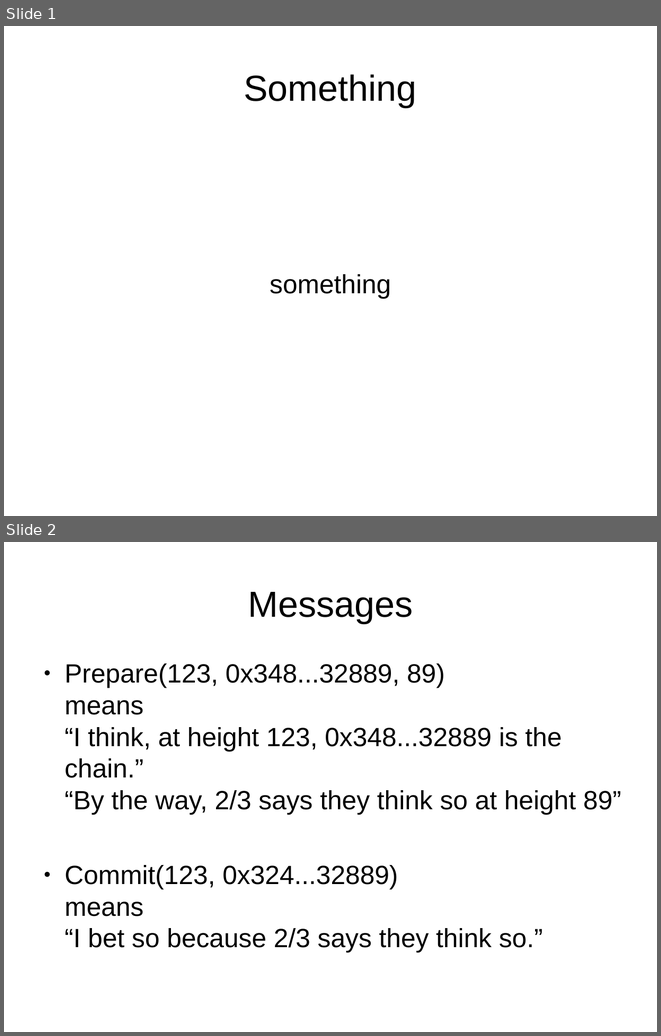
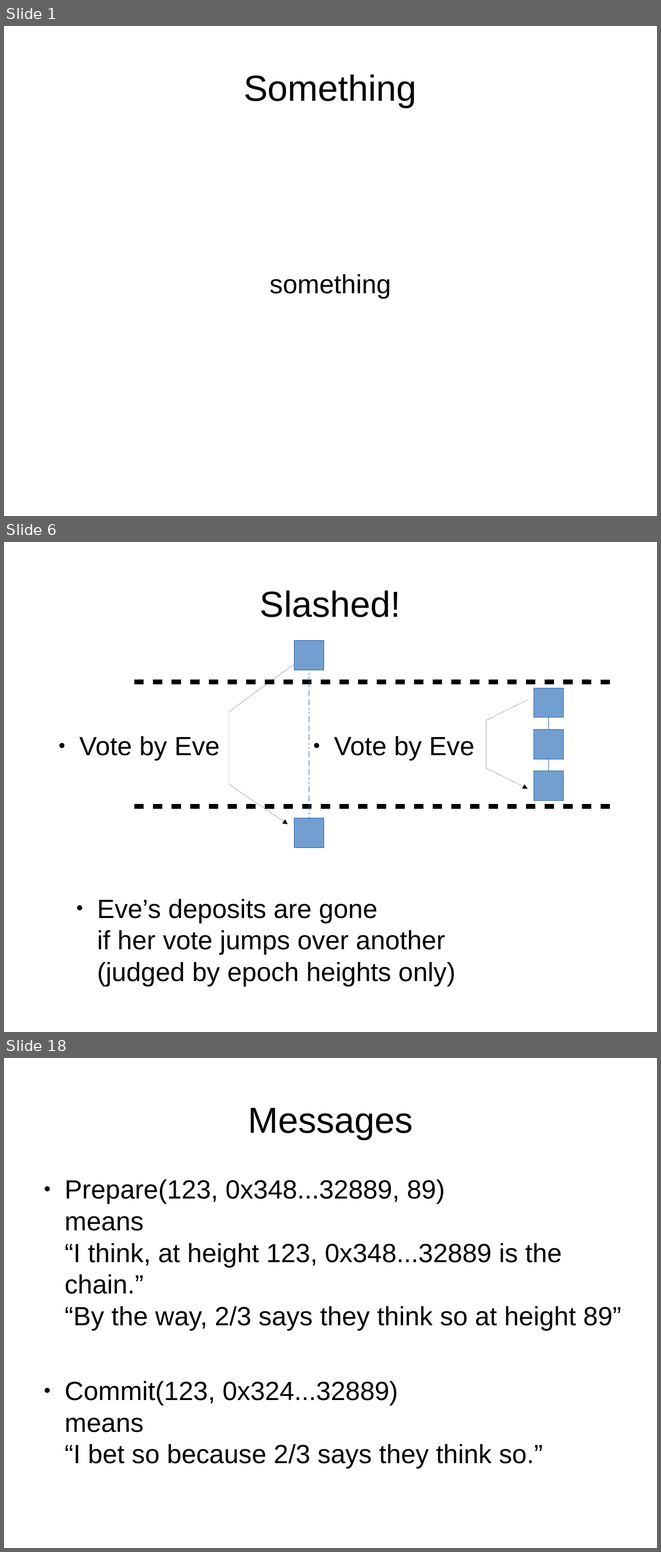
Before and after one commit to palmskog/pos, a slide deck: slide.odp. Shown one above the other, each under a label of ours: slides 1 and 2 before the commit, slides 1, 6 and 18 after it; the slides between them are not shown. The pictures are 661x1036 and 661x1552 pixels, drawn with LibreOffice and Linux fonts; fonts in the diff are those of the drawing. Boxes give left, top, right and bottom in pixels: in the first picture for what was removed or moved away, otherwise in the second. Text is boxed around its words. In the diff, an @@ line names an element or a change of style, - is before the commit and + after.

```diff
--- a/slide.odp
+++ b/slide.odp
@@ slide 6 added at [4, 542, 657, 1032], background #FFFFFF @@
@@ title added at [260, 590, 401, 617], 44 pt, text #000000 @@
+Slashed!
@@ rectangle added at [294, 641, 324, 670], fill #729FCF, outline #3465A4 0 pt @@
@@ freeform shape added at [229, 664, 294, 824], outline #000000 0 pt @@
@@ line added from (134, 682) to (615, 682), #000000 5.75 pt @@
@@ elbow line added from (309, 818) to (309, 670), #3465A4 0 pt @@
@@ freeform shape added at [486, 699, 528, 788], outline #000000 0 pt @@
@@ rectangle added at [533, 688, 563, 717], fill #729FCF, outline #3465A4 0 pt @@
@@ rectangle added at [533, 729, 563, 759], fill #729FCF, outline #3465A4 0 pt @@
@@ elbow line added from (548, 729) to (548, 717), #3465A4 0 pt @@
@@ text added at [79, 736, 220, 760], 32 pt, text #000000 @@
+● Vote by Eve
@@ text added at [334, 736, 475, 760], 32 pt, text #000000 @@
+● Vote by Eve
@@ elbow line added from (548, 771) to (548, 759), #3465A4 0 pt @@
@@ rectangle added at [533, 771, 563, 800], fill #729FCF, outline #3465A4 0 pt @@
@@ line added from (134, 806) to (615, 806), #000000 5.75 pt @@
@@ rectangle added at [294, 818, 324, 848], fill #729FCF, outline #3465A4 0 pt @@
@@ text added at [97, 899, 456, 986], 32 pt, text #000000 @@
+● Eve’s deposits are gone
+  if her vote jumps over another
+  (judged by epoch heights only)
@@ what was slide 2 is now slide 18 @@
```
Also in this commit, not shown: 1 slide changed, 14 other slides added.
